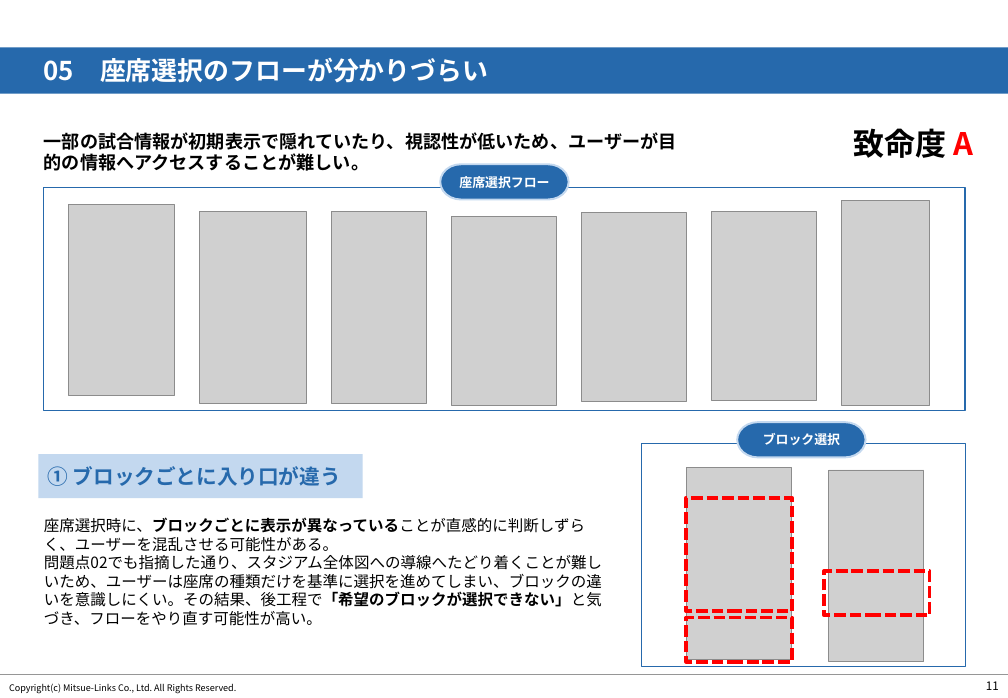
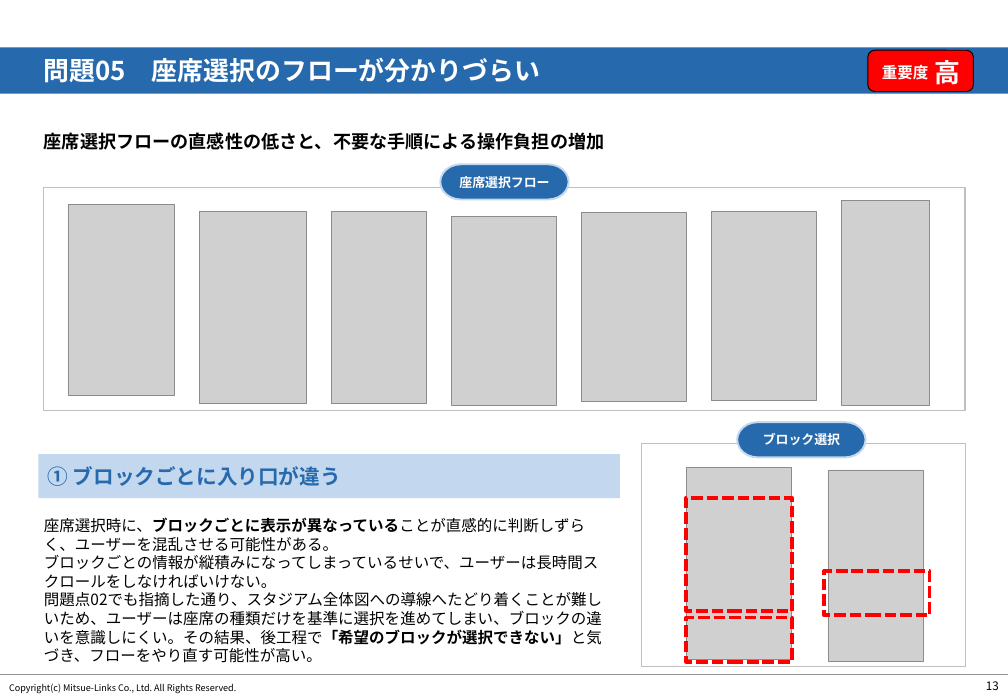
Before and after one commit to sakitama14/TheOdinProject, a slide deck: slide 14 of 調査報告書.pptx (slide 12 before the commit). Drawn at 1008x698 pixels with LibreOffice and Linux fonts; fonts in the diff are those of the drawing; grey boxes stand for pictures; background and template pictures are left out. Boxes give left, top, right and bottom in pixels: in the first picture for what was removed or moved away, otherwise in the second. Text is boxed around its words. In the diff, an @@ line names an element or a change of style, - is before the commit and + after.

```diff
--- a/調査報告書.pptx
+++ b/調査報告書.pptx
@@ text at (44, 58, 540, 83): text changed; font Arial to Noto Sans CJK JP @@
-05 座席選択のフローが分かりづらい
+問題05 座席選択のフローが分かりづらい
@@ rounded rectangle added at (868, 50, 974, 91), fill #FF0000, outline #000000 0.75 pt @@
@@ text added at (882, 62, 928, 82), 12 pt, text #FFFFFF, bold @@
+重要度
@@ text added at (935, 60, 961, 85), 20 pt, text #FFFFFF, bold @@
+高
@@ text at (44, 132, 605, 150): text changed @@
-一部の試合情報が初期表示で隠れていたり、視認性が低いため、ユーザーが目的の情報へアクセスすることが難しい。
+座席選択フローの直感性の低さと、不要な手順による操作負担の増加
@@ text removed at (853, 128, 973, 158) @@
-致命度 A
@@ pill shape "座席選択フロー" at (440, 165, 569, 200): font Roboto Condensed to Noto Sans CJK JP @@
@@ rectangle at (44, 188, 966, 411): outline #2669AC 1 pt to #BFBFBF 1 pt @@
@@ rectangle at (641, 443, 966, 666): outline #2669AC 1 pt to #BFBFBF 1 pt @@
@@ pill shape "ブロック選択" at (737, 423, 866, 458): font Roboto Condensed to Noto Sans CJK JP @@
@@ rectangle: place and size @@
-rectangle at (38, 454, 363, 498)
+rectangle at (38, 454, 620, 498)
@@ text at (44, 517, 602, 663): text changed @@
-座席選択時に、ブロックごとに表示が異なっていることが直感的に判断しずらく、ユーザーを混乱させる可能性がある。
-問題点02でも指摘した通り、スタジアム全体図への導線へたどり着くことが難しいため、ユーザーは座席の種類だけを基準に選択を進めてしまい、ブロックの違いを意識しにくい。その結果、後工程で「希望のブロックが選択できない」と気づき、フローをやり直す可能性が高い。
+座席選択時に、ブロックごとに表示が異なっていることが直感的に判断しずらく、ユーザーを混乱させる可能性がある。
+ブロックごとの情報が縦積みになってしまっているせいで、ユーザーは長時間スクロールをしなければいけない。
+問題点02でも指摘した通り、スタジアム全体図への導線へたどり着くことが難しいため、ユーザーは座席の種類だけを基準に選択を進めてしまい、ブロックの違いを意識しにくい。その結果、後工程で「希望のブロックが選択できない」と気づき、フローをやり直す可能性が高い。
@@ page number at (986, 681, 999, 690): text changed @@
-11
+13
```
Also in this commit, not shown: 13 other slides changed, 6 slides added, 2 slides removed, 1 other file.
